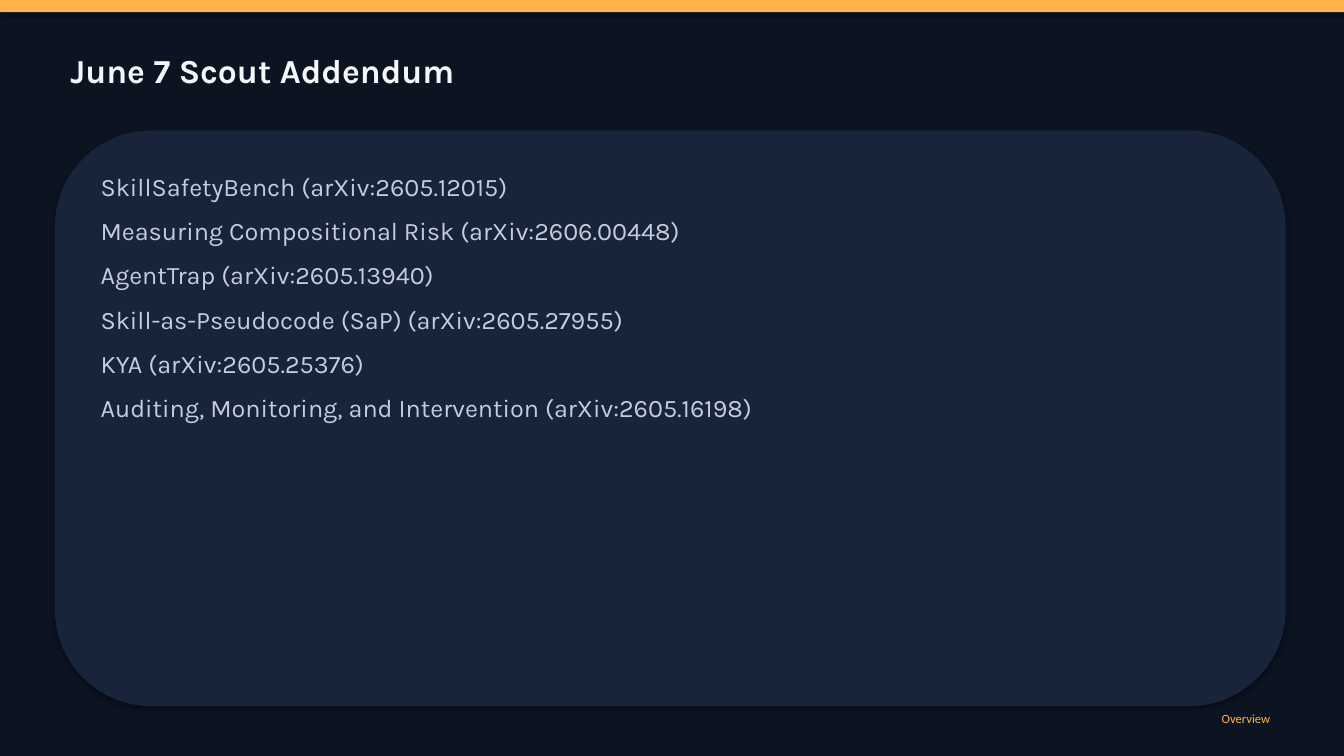
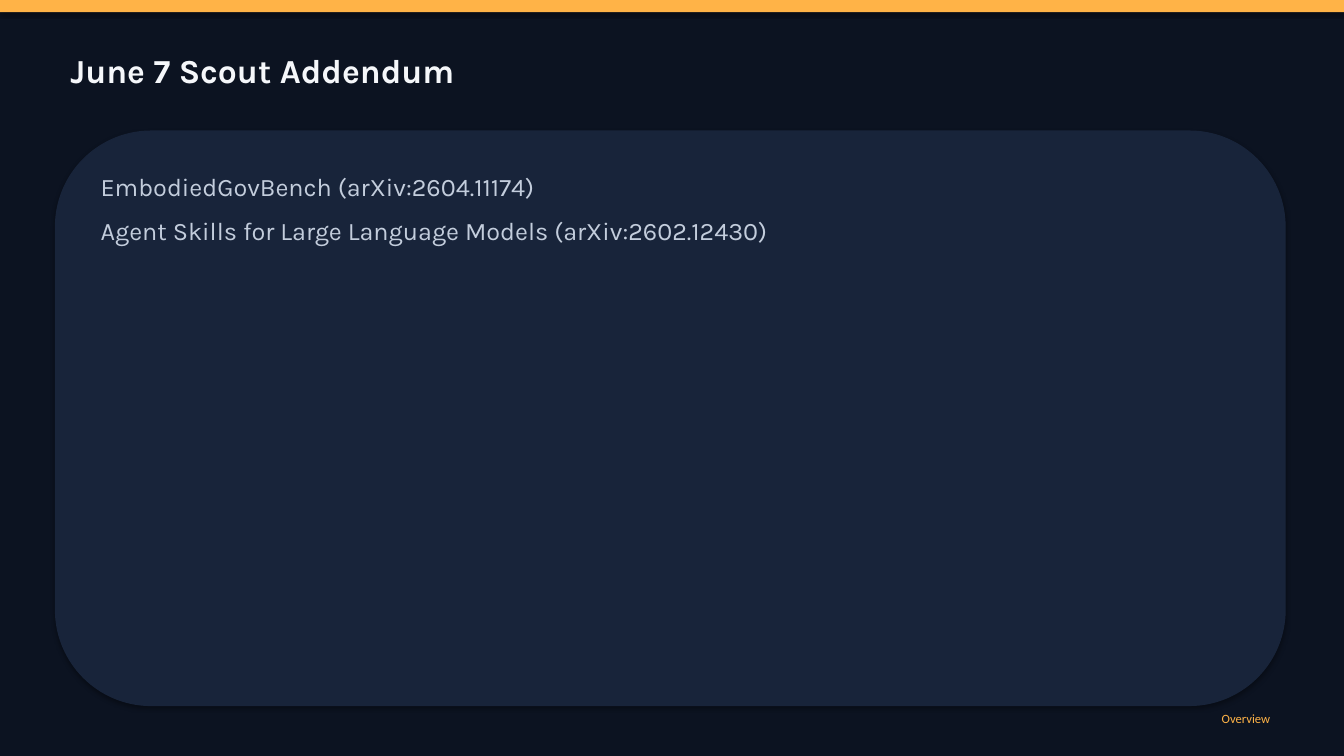
Before and after one commit to ginaecho/EvaPaper, a slide deck: slide 4 of EvaPaper/AI_Agent_Governance_Three_Layer_Stack_and_Papers.pptx. Drawn at 1344x756 pixels with LibreOffice and Linux fonts; fonts in the diff are those of the drawing. Boxes give left, top, right and bottom in pixels: in the first picture for what was removed or moved away, otherwise in the second. Text is boxed around its words. In the diff, an @@ line names an element or a change of style, - is before the commit and + after.

```diff
--- a/EvaPaper/AI_Agent_Governance_Three_Layer_Stack_and_Papers.pptx
+++ b/EvaPaper/AI_Agent_Governance_Three_Layer_Stack_and_Papers.pptx
@@ text at (101, 178, 767, 246): text changed @@
-SkillSafetyBench (arXiv:2605.12015)
-Measuring Compositional Risk (arXiv:2606.00448)
-AgentTrap (arXiv:2605.13940)
-Skill-as-Pseudocode (SaP) (arXiv:2605.27955)
-KYA (arXiv:2605.25376)
-Auditing, Monitoring, and Intervention (arXiv:2605.16198)
+EmbodiedGovBench (arXiv:2604.11174)
+Agent Skills for Large Language Models (arXiv:2602.12430)
```
Also in this commit, not shown: 2 slides added, 7 other files.
